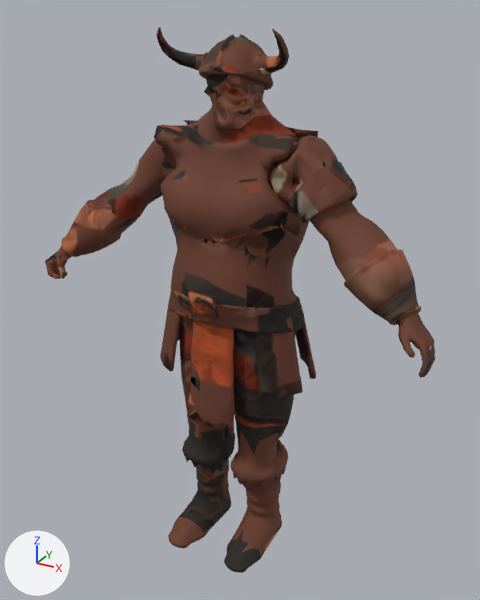
A saved change to the glTF model public/assets/models/enemy_marauder_rust.glb.
One viewpoint serves both versions: a 50 mm camera at (1.076, -1.915, 1.973) aimed at (0.018, 0.009, 1.011). Arrows for +X, +Y and +Z are at lower left; the lights stay in place. The picture after the commit comes second. Vertices at exactly the same position are counted once.

The older version as bpy lines, for what is in view:
```python
me_enemy_marauder_rust_mesh = bpy.data.meshes.new('enemy_marauder_rust_mesh')
me_enemy_marauder_rust_mesh.from_pydata(...)  # 6673 vertices, 13333 faces; spans x -0.74..0.75, y -0.26..0.21, z 0.0..1.92
me_enemy_marauder_rust_mesh.materials.append(mat_m_enemy_marauder_rust)
ob_enemy_marauder_rust_mesh = bpy.data.objects.new('enemy_marauder_rust_mesh', me_enemy_marauder_rust_mesh)
ob_enemy_marauder_rust_mesh.location = (0.0, 0.0, 0.0)
```
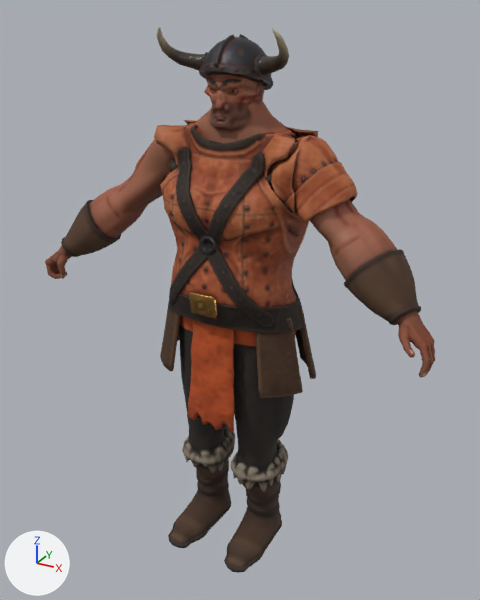
Changed parts and their boxes (x1, y1, x2, y2) in the pictures (480 x 600 px; the box of a moved part takes in the faces that stretch with it):
part 1 of me_enemy_marauder_rust_mesh, built on
    before: (157, 35, 347, 334)
    after: (157, 35, 347, 488)
part 2 of me_enemy_marauder_rust_mesh, moved or reshaped
    both: (169, 521, 279, 573)
part 3 of me_enemy_marauder_rust_mesh, moved or reshaped
    before: (62, 236, 80, 257)
    after: (63, 248, 81, 257)
part 4 of me_enemy_marauder_rust_mesh, surface changed
    both: (45, 27, 435, 572)

The change, as a diff of the scene's bpy script:
```diff
--- a/public/assets/models/enemy_marauder_rust.glb.py
+++ b/public/assets/models/enemy_marauder_rust.glb.py
@@ me_enemy_marauder_rust_mesh @@
 # used by ob_enemy_marauder_rust_mesh; location = (0.0, 0.0, 0.0)
-me_enemy_marauder_rust_mesh.from_pydata(...)  # 6673 vertices, 13333 faces; spans x -0.74..0.75, y -0.26..0.21, z 0.0..1.92
+me_enemy_marauder_rust_mesh.from_pydata(...)  # 7123 vertices, 14225 faces; spans x -0.74..0.75, y -0.26..0.21, z 0.0..1.92
+# me_enemy_marauder_rust_mesh part 1: 32 vertices moved within x -0.22..0.45, y -0.13..0.13, z 0.61..1.89; 117 vertices removed from x -0.24..0.26, y -0.21..0.17, z 0.36..1.87; 356 vertices added at x -0.24..0.45, y -0.2..0.17, z 0.32..1.84
+# me_enemy_marauder_rust_mesh part 2: 6 vertices moved within x -0.2..0.2, y -0.2..0.08, z 0.0..0.03; 18 vertices removed from x -0.2..0.2, y -0.24..0.09, z 0.0..0.03; 18 vertices added at x -0.2..0.2, y -0.24..0.1, z 0.0..0.09
+# me_enemy_marauder_rust_mesh part 3: 6 vertices removed from x -0.64..-0.61, y -0.17..-0.06, z 1.11..1.16; 5 vertices added at x -0.64..-0.62, y -0.17..-0.06, z 1.1..1.14
+# me_enemy_marauder_rust_mesh part 4: 12440 kept faces spanning x -0.74..0.75, y -0.26..0.21, z 0.0..1.92 get new texture (UV) coordinates
+# other edits to the shape of me_enemy_marauder_rust_mesh do not show in these pictures
 me_enemy_marauder_rust_mesh.materials.append(mat_m_enemy_marauder_rust)
```
